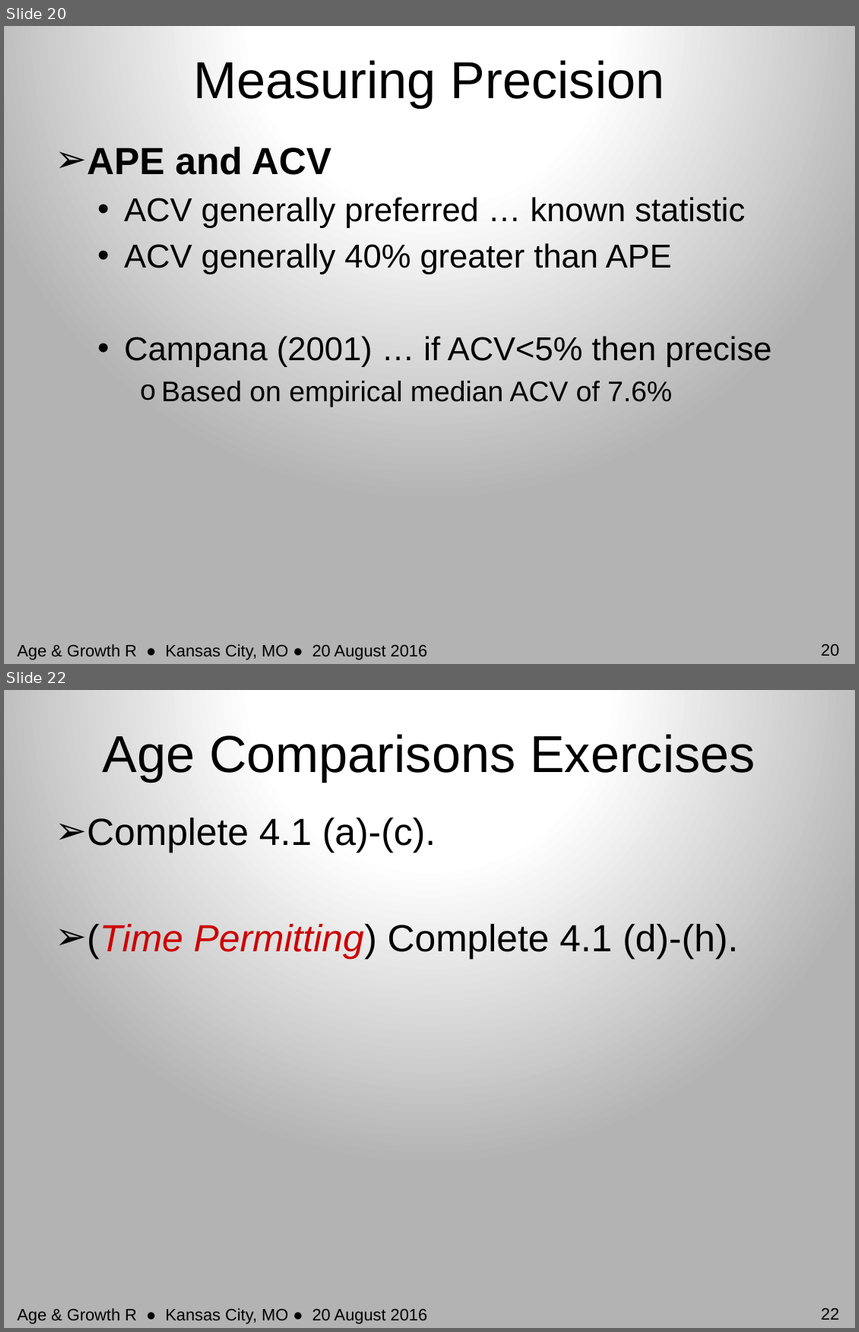
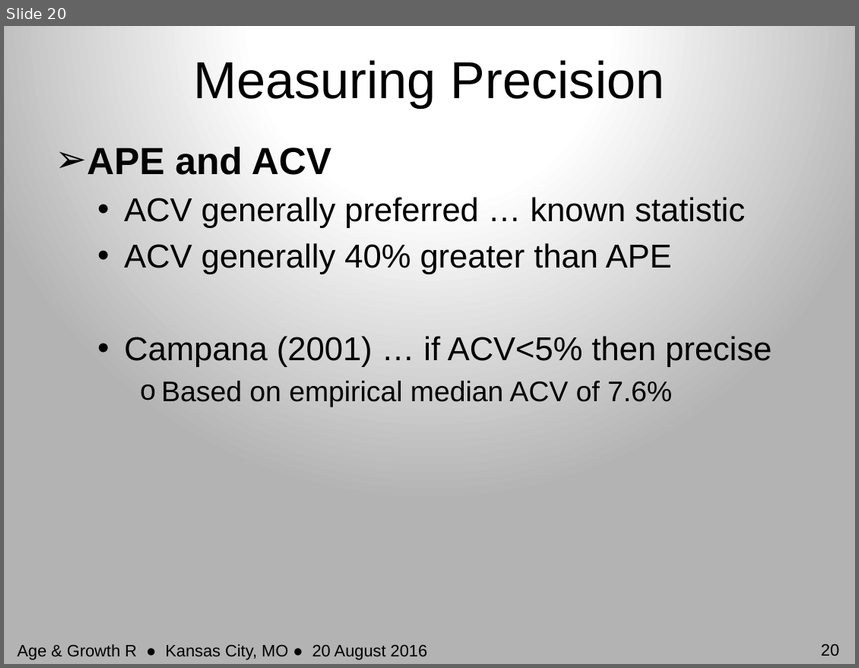
Before and after one commit to anhnguyendepocen/RCourseKC2016, a slide deck: Slides/Age_Comparison.pptx. Shown one above the other, each under a label of ours: slides 20 and 22 before the commit, slide 20 after it; the slides between them are not shown. The pictures are 859x1332 and 859x668 pixels, drawn with LibreOffice and Linux fonts; fonts in the diff are those of the drawing. Boxes give left, top, right and bottom in pixels: in the first picture for what was removed or moved away, otherwise in the second. Text is boxed around its words. In the diff, an @@ line names an element or a change of style, - is before the commit and + after.

```diff
--- a/Slides/Age_Comparison.pptx
+++ b/Slides/Age_Comparison.pptx
@@ slide 22 removed at [4,690,855,1328], background gradient #FFFFFF to #B3B3B3 @@
@@ text removed at [103,734,756,782] @@
-Age Comparisons Exercises
@@ text removed at [87,818,738,959] @@
-➢ Complete 4.1 (a)-(c).
-➢ (Time Permitting) Complete 4.1 (d)-(h).
@@ text removed at [17,1309,428,1324] @@
-Age & Growth R ● Kansas City, MO ● 20 August 2016
@@ page number removed at [821,1309,839,1320] @@
-22
```
Also in this commit, not shown: 2 slides changed, 23 other files.
